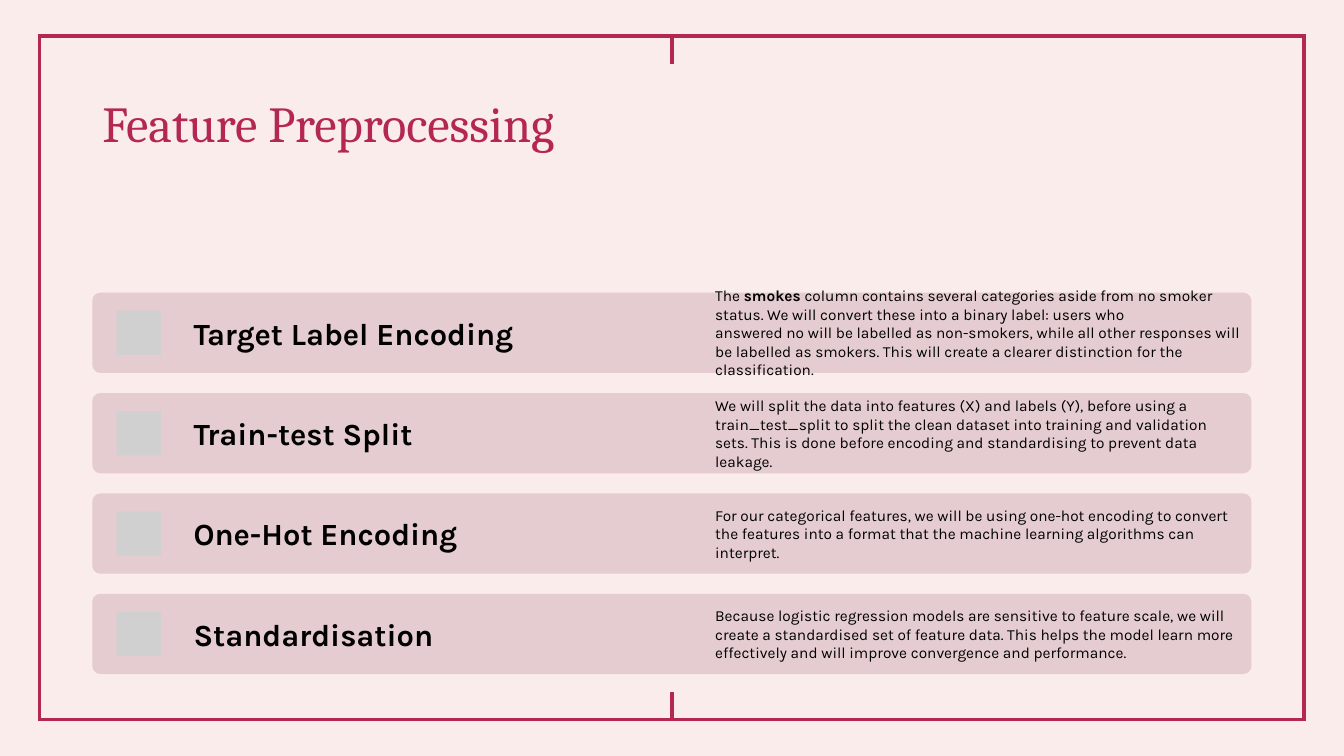
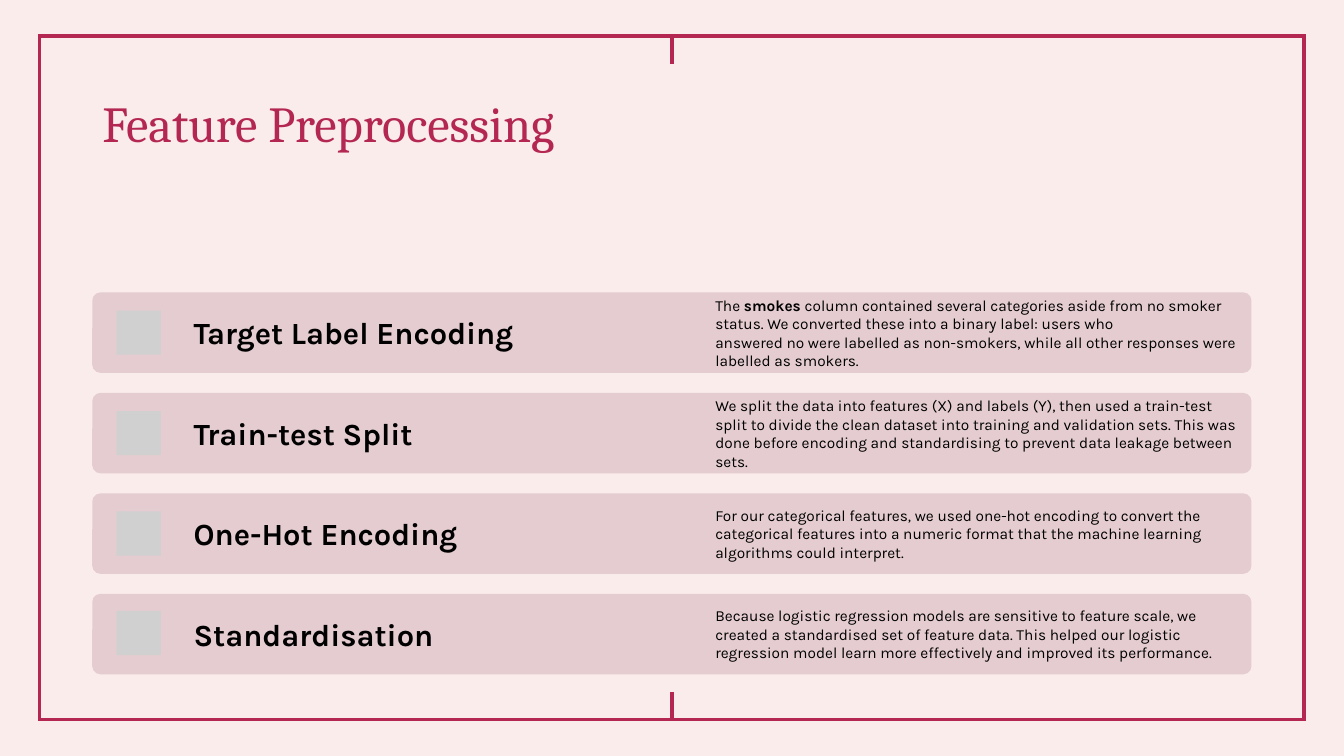
Before and after one commit to FaatimahMajothi98/OKCupid-Machine-Learning-Portfolio-Project, a slide deck: slide 16 of OKCupid-Date-A-Scientist-Starter/OKCupid – Machine Learning Analysis.pptx. Drawn at 1344x756 pixels with LibreOffice and Linux fonts; fonts in the diff are those of the drawing; grey boxes stand for pictures. Boxes give left, top, right and bottom in pixels: in the first picture for what was removed or moved away, otherwise in the second. Text is boxed around its words. In the diff, an @@ line names an element or a change of style, - is before the commit and + after.

```diff
--- a/OKCupid-Date-A-Scientist-Starter/OKCupid – Machine Learning Analysis.pptx
+++ b/OKCupid-Date-A-Scientist-Starter/OKCupid – Machine Learning Analysis.pptx
@@ text at (x1=715, y1=300, x2=1236, y2=366): text changed @@
-The smokes column contains several categories aside from no smoker status. We will convert these into a binary label: users who answered no will be labelled as non-smokers, while all other responses will be labelled as smokers. This will create a clearer distinction for the classification.
+The smokes column contained several categories aside from no smoker status. We converted these into a binary label: users who answered no were labelled as non-smokers, while all other responses were labelled as smokers.
@@ text at (x1=715, y1=400, x2=1236, y2=467): text changed @@
-We will split the data into features (X) and labels (Y), before using a train_test_split to split the clean dataset into training and validation sets. This is done before encoding and standardising to prevent data leakage.
+We split the data into features (X) and labels (Y), then used a train-test split to divide the clean dataset into training and validation sets. This was done before encoding and standardising to prevent data leakage between sets.
@@ text at (x1=715, y1=510, x2=1201, y2=562): text changed @@
-For our categorical features, we will be using one-hot encoding to convert the features into a format that the machine learning algorithms can interpret.
+For our categorical features, we used one-hot encoding to convert the categorical features into a numeric format that the machine learning algorithms could interpret.
@@ text at (x1=715, y1=610, x2=1212, y2=662): text changed @@
-Because logistic regression models are sensitive to feature scale, we will create a standardised set of feature data. This helps the model learn more effectively and will improve convergence and performance.
+Because logistic regression models are sensitive to feature scale, we created a standardised set of feature data. This helped our logistic regression model learn more effectively and improved its performance.
```
Also in this commit, not shown: 2 other slides changed, 5 slides added, 1 slide removed, 1 other file.
